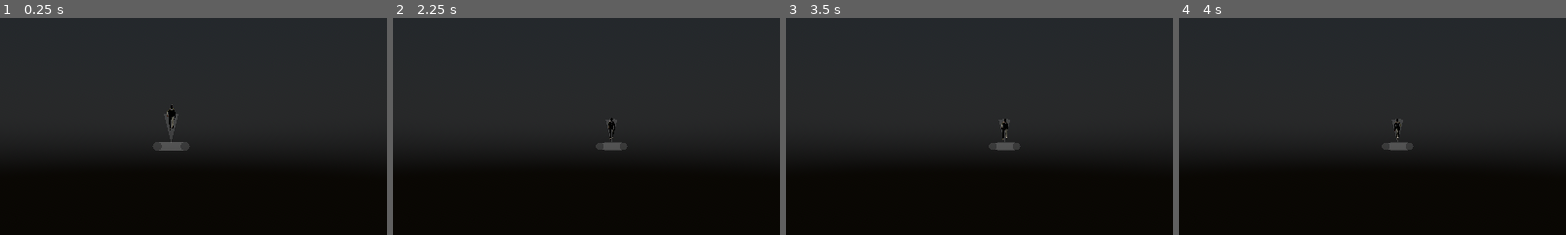
Above: before the commit, frames 1-4 (left to right).
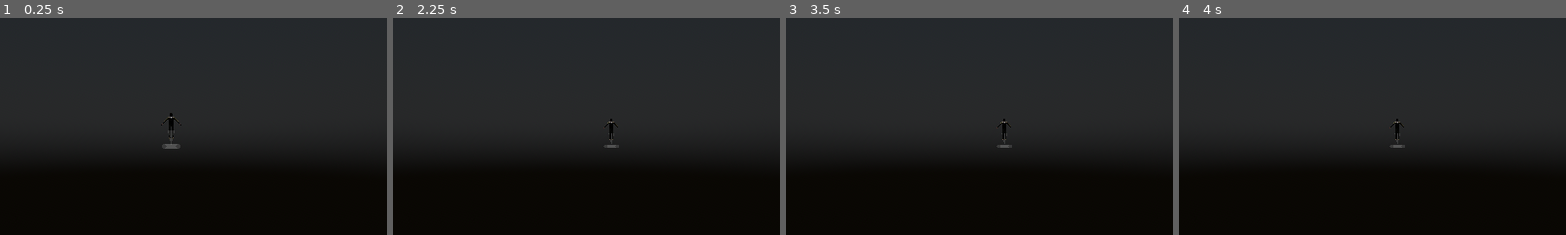
Above: after the commit, the same moments.

Repository: hugoplanell/The-Sims-Project
Game: Godot game, scene res://Scenes/debug_level.tscn
Same seed, same stepped clock (60 frames per second), same inputs: the game is played once before the commit and once after it.
Inputs (mouse positions are % of the whole screen's width and height, from its top left):
- Up to frame 1 (0.25 s): no input
- Up to frame 2 (2.25 s): tap Enter at 0.5, 2 s; move the mouse to (72, 45) at 0.52 s; tap S (camera_pan_backwards) at 0.6 s; click (72, 45) at 0.67 s; tap Space at 1.25 s; drag from (30, 55) to (45, 70) at 1.27 s; move the mouse to (60, 28) at 2.02 s; tap A (camera_pan_left) at 2.1 s; click (60, 28) at 2.17 s
- Up to frame 3 (3.5 s): tap Space at 2.75 s; drag from (45, 70) to (20, 35) at 2.77 s
- Up to frame 4 (4 s): tap Enter at 3.5 s; move the mouse to (80, 65) at 3.52 s; click (80, 65) at 3.6 s
The pictures show only the part of the screen within x 28-78%, y 20-70%; the shares and areas given below are measured in that part.

The runs differ from the first frame. In frame 1, 0.6% of the frame differs, in the area x 39-50%, y 39-62%; in frame 2, 0.4%; in frame 3, 0.4%; in frame 4, 0.4%.

Commit message:
Player looks moving direction

Diff:
--- a/Scenes/debug_level.tscn
+++ b/Scenes/debug_level.tscn
@@ -34,7 +34,7 @@
 material = ExtResource("2_oqek6")
 
 [node name="Player" parent="." instance=ExtResource("3_whcwc")]
-transform = Transform3D(1, 0, 0, 0, 1, 0, 0, 0, 1, 0, 2.08462, 0)
+transform = Transform3D(1, 0, 0, 0, 1, 0, 0, 0, 1, 0, 1.50671, 0)
 
 [node name="NavigationAgent3D" type="NavigationAgent3D" parent="Player"]
 
--- a/Scenes/default_camera.tscn
+++ b/Scenes/default_camera.tscn
@@ -11,5 +11,5 @@
 [node name="Camera3D" type="Camera3D" parent="DefaultCamera"]
 script = ExtResource("1_uru40")
 SCROLL_SPEED = 100.0
-ROTATE_SPEED = 5.0
+ROTATE_SPEED = 1.0
 ANCHOR_NODE_PATH = NodePath("..")
--- a/Scenes/mouse_target.tscn
+++ b/Scenes/mouse_target.tscn
@@ -19,6 +19,7 @@
 rings = 1
 
 [node name="MouseTarget" type="Node3D"]
+transform = Transform3D(0.5, 0, 0, 0, 0.5, 0, 0, 0, 0.5, 0, 0, 0)
 script = ExtResource("1_8bvgl")
 
 [node name="MeshInstance3D" type="MeshInstance3D" parent="."]
--- a/Scenes/player.tscn
+++ b/Scenes/player.tscn
@@ -23,124 +23,124 @@
 shape = SubResource("CapsuleShape3D_rji5g")
 
 [node name="character_1" parent="." instance=ExtResource("3_u811q")]
-transform = Transform3D(1, 0, 0, 0, 1, 0, 0, 0, 1, 0, -0.937549, 0)
+transform = Transform3D(1, 0, 0, 0, 1, 0, 0, 0, 1, 0, -0.99615, 0)
 
 [node name="Skeleton3D" parent="character_1/Armature" index="0"]
-bones/0/position = Vector3(0.0276955, 0.997783, 0.00951951)
-bones/0/rotation = Quaternion(0.0211074, 0.0620284, 0.0314753, 0.997355)
-bones/1/rotation = Quaternion(-0.00533626, -0.062595, -0.0469726, 0.996919)
-bones/2/rotation = Quaternion(0.0214325, -0.0662429, 0.0224271, 0.997321)
-bones/3/rotation = Quaternion(0.019699, -0.0655549, 0.0244925, 0.997354)
-bones/4/rotation = Quaternion(0.0366642, 0.04467, -0.0191286, 0.998144)
-bones/5/rotation = Quaternion(-0.0342544, 0.0926412, -0.0195855, 0.994917)
-bones/7/rotation = Quaternion(0.651834, 0.337638, -0.556827, 0.38866)
-bones/8/rotation = Quaternion(0.219469, 0.178364, 0.236632, 0.92953)
-bones/9/rotation = Quaternion(6.50086e-08, 8.33907e-08, 0.470528, 0.882385)
-bones/10/rotation = Quaternion(-0.084699, 0.00252811, -0.0290555, 0.99598)
+bones/0/position = Vector3(-0.00051427, 1.04389, -0.00407526)
+bones/0/rotation = Quaternion(0.0170699, 0.0165788, 0.00716882, 0.999691)
+bones/1/rotation = Quaternion(0.0172647, -0.0110984, -0.00889843, 0.99975)
+bones/2/rotation = Quaternion(0.0215658, -0.0220339, 0.00870543, 0.999487)
+bones/3/rotation = Quaternion(0.0213174, -0.021738, 0.00969983, 0.999489)
+bones/4/rotation = Quaternion(0.0322818, 0.0186367, -0.00147041, 0.999304)
+bones/5/rotation = Quaternion(-0.0284832, 0.0390538, -0.0174587, 0.998679)
+bones/7/rotation = Quaternion(0.6441, 0.343146, -0.566906, 0.382106)
+bones/8/rotation = Quaternion(0.386723, 0.225686, 0.115311, 0.886688)
+bones/9/rotation = Quaternion(5.05846e-08, 7.96921e-08, 0.0964004, 0.995343)
+bones/10/rotation = Quaternion(0.085806, 0.00809562, -0.0343299, 0.995687)
 bones/11/rotation = Quaternion(0.157173, 0.128194, 0.254826, 0.945477)
-bones/12/rotation = Quaternion(-0.0439407, -0.00921809, -0.162317, 0.985717)
-bones/13/rotation = Quaternion(-0.155764, 0.100452, 0.0156327, 0.982549)
-bones/15/rotation = Quaternion(0.164837, -0.0119802, 0.0262907, 0.985898)
-bones/16/rotation = Quaternion(0.130302, -0.000100268, -0.0185987, 0.9913)
-bones/17/rotation = Quaternion(0.1303, 0.000212786, -0.017544, 0.991319)
-bones/19/rotation = Quaternion(0.236364, -0.00508616, -0.0391795, 0.970861)
-bones/20/rotation = Quaternion(0.102542, 0.000155438, -0.0133283, 0.994639)
-bones/21/rotation = Quaternion(0.119749, -0.000161985, -0.0114251, 0.992738)
-bones/23/rotation = Quaternion(0.250564, -0.00113326, -0.0631924, 0.966035)
-bones/24/rotation = Quaternion(0.168285, -0.000681292, -0.0198872, 0.985538)
-bones/25/rotation = Quaternion(0.185286, -9.95969e-06, -0.032121, 0.98216)
+bones/12/rotation = Quaternion(-0.0203731, 0.0428491, -0.187091, 0.981196)
+bones/13/rotation = Quaternion(-0.162498, 0.1097, 0.0431379, 0.979643)
+bones/15/rotation = Quaternion(0.158597, -0.0144044, 0.0370085, 0.986544)
+bones/16/rotation = Quaternion(0.130994, -0.000101162, -0.0186862, 0.991207)
+bones/17/rotation = Quaternion(0.130992, 0.000214094, -0.0176315, 0.991227)
+bones/19/rotation = Quaternion(0.233883, -0.00370271, -0.0443491, 0.971246)
+bones/20/rotation = Quaternion(0.103407, 0.000157136, -0.0134348, 0.994548)
+bones/21/rotation = Quaternion(0.120612, -0.000162587, -0.011532, 0.992633)
+bones/23/rotation = Quaternion(0.239134, -0.000246016, -0.0650397, 0.968806)
+bones/24/rotation = Quaternion(0.167335, -0.000677718, -0.0197672, 0.985702)
+bones/25/rotation = Quaternion(0.184334, -1.35075e-05, -0.0320018, 0.982342)
 bones/27/rotation = Quaternion(0.157173, 0.128194, 0.254826, 0.945477)
-bones/28/rotation = Quaternion(-0.0439407, -0.00921809, -0.162317, 0.985717)
-bones/29/rotation = Quaternion(-0.155764, 0.100452, 0.0156327, 0.982549)
-bones/30/rotation = Quaternion(0.164837, -0.0119802, 0.0262907, 0.985898)
-bones/31/rotation = Quaternion(0.130302, -0.000100268, -0.0185987, 0.9913)
-bones/32/rotation = Quaternion(0.1303, 0.000212786, -0.017544, 0.991319)
-bones/33/rotation = Quaternion(0.236364, -0.00508616, -0.0391795, 0.970861)
-bones/34/rotation = Quaternion(0.102542, 0.000155438, -0.0133283, 0.994639)
-bones/35/rotation = Quaternion(0.119749, -0.000161985, -0.0114251, 0.992738)
-bones/36/rotation = Quaternion(0.250564, -0.00113326, -0.0631924, 0.966035)
-bones/37/rotation = Quaternion(0.168285, -0.000681292, -0.0198872, 0.985538)
-bones/38/rotation = Quaternion(0.185286, -9.95969e-06, -0.032121, 0.98216)
-bones/39/rotation = Quaternion(0.610278, -0.369971, 0.596086, 0.367918)
-bones/40/rotation = Quaternion(0.395442, -0.212376, 0.021594, 0.89334)
-bones/41/rotation = Quaternion(1.70941e-06, -4.78425e-07, -0.095387, 0.99544)
-bones/42/rotation = Quaternion(0.150754, -0.0287964, 0.000825819, 0.988151)
+bones/28/rotation = Quaternion(-0.0203731, 0.0428491, -0.187091, 0.981196)
+bones/29/rotation = Quaternion(-0.162498, 0.1097, 0.0431379, 0.979643)
+bones/30/rotation = Quaternion(0.158597, -0.0144044, 0.0370085, 0.986544)
+bones/31/rotation = Quaternion(0.130994, -0.000101162, -0.0186862, 0.991207)
+bones/32/rotation = Quaternion(0.130992, 0.000214094, -0.0176315, 0.991227)
+bones/33/rotation = Quaternion(0.233883, -0.00370271, -0.0443491, 0.971246)
+bones/34/rotation = Quaternion(0.103407, 0.000157136, -0.0134348, 0.994548)
+bones/35/rotation = Quaternion(0.120612, -0.000162587, -0.011532, 0.992633)
+bones/36/rotation = Quaternion(0.239134, -0.000246016, -0.0650397, 0.968806)
+bones/37/rotation = Quaternion(0.167335, -0.000677718, -0.0197672, 0.985702)
+bones/38/rotation = Quaternion(0.184334, -1.35075e-05, -0.0320018, 0.982342)
+bones/39/rotation = Quaternion(0.622688, -0.355917, 0.596479, 0.360273)
+bones/40/rotation = Quaternion(0.31137, -0.189354, -0.188671, 0.911919)
+bones/41/rotation = Quaternion(1.76602e-06, -2.92551e-07, -0.201047, 0.979582)
+bones/42/rotation = Quaternion(0.0420221, 0.0285355, -0.00920814, 0.998667)
 bones/43/rotation = Quaternion(0.233351, -0.165005, -0.253895, 0.924044)
-bones/44/rotation = Quaternion(-0.0313742, -0.00866311, 0.306872, 0.951193)
-bones/45/rotation = Quaternion(-0.153434, 0.0823829, -0.0600588, 0.982885)
-bones/47/rotation = Quaternion(0.172978, 0.0116686, -0.030454, 0.984385)
-bones/48/rotation = Quaternion(0.206347, 0.000163475, 0.0208349, 0.978257)
-bones/49/rotation = Quaternion(0.092231, -4.48191e-05, 0.0104184, 0.995683)
-bones/51/rotation = Quaternion(0.177609, 0.00540902, 0.00705816, 0.984061)
-bones/52/rotation = Quaternion(0.301733, -0.000156449, 0.030733, 0.952897)
-bones/53/rotation = Quaternion(0.176888, -0.000175342, 0.0140103, 0.984131)
-bones/55/rotation = Quaternion(0.205402, 0.00643019, 0.0307061, 0.978175)
-bones/56/rotation = Quaternion(0.400728, 0.000264661, 0.0380994, 0.915404)
-bones/57/rotation = Quaternion(0.199969, 7.33687e-05, 0.022902, 0.979534)
+bones/44/rotation = Quaternion(-0.0375256, -0.00383777, 0.29314, 0.955325)
+bones/45/rotation = Quaternion(-0.153597, 0.0822532, -0.0605273, 0.982842)
+bones/47/rotation = Quaternion(0.187599, 0.0164107, -0.0352575, 0.981476)
+bones/48/rotation = Quaternion(0.205316, 0.000162375, 0.0207334, 0.978476)
+bones/49/rotation = Quaternion(0.0911809, -4.38135e-05, 0.0103148, 0.995781)
+bones/51/rotation = Quaternion(0.200085, 0.0077062, 0.00344683, 0.979742)
+bones/52/rotation = Quaternion(0.302706, -0.000157051, 0.0308233, 0.952586)
+bones/53/rotation = Quaternion(0.177873, -0.000176263, 0.0141032, 0.983952)
+bones/55/rotation = Quaternion(0.217926, 0.00785473, 0.0271574, 0.975556)
+bones/56/rotation = Quaternion(0.400552, 0.000264396, 0.0380814, 0.915483)
+bones/57/rotation = Quaternion(0.199765, 7.32412e-05, 0.0228813, 0.979577)
 bones/59/rotation = Quaternion(0.233351, -0.165005, -0.253895, 0.924044)
-bones/60/rotation = Quaternion(-0.0313742, -0.00866311, 0.306872, 0.951193)
-bones/61/rotation = Quaternion(-0.153434, 0.0823829, -0.0600588, 0.982885)
-bones/62/rotation = Quaternion(0.172978, 0.0116686, -0.030454, 0.984385)
-bones/63/rotation = Quaternion(0.206347, 0.000163475, 0.0208349, 0.978257)
-bones/64/rotation = Quaternion(0.092231, -4.48191e-05, 0.0104184, 0.995683)
-bones/65/rotation = Quaternion(0.177609, 0.00540902, 0.00705816, 0.984061)
-bones/66/rotation = Quaternion(0.301733, -0.000156449, 0.030733, 0.952897)
-bones/67/rotation = Quaternion(0.176888, -0.000175342, 0.0140103, 0.984131)
-bones/68/rotation = Quaternion(0.205402, 0.00643019, 0.0307061, 0.978175)
-bones/69/rotation = Quaternion(0.400728, 0.000264661, 0.0380994, 0.915404)
-bones/70/rotation = Quaternion(0.199969, 7.33687e-05, 0.022902, 0.979534)
-bones/71/rotation = Quaternion(0.0695841, -0.111707, 0.991253, 0.00988)
-bones/72/rotation = Quaternion(-0.0753817, -2.97886e-06, -1.08942e-07, 0.997155)
-bones/73/rotation = Quaternion(0.70154, 0.127565, -0.0713556, 0.697479)
-bones/74/rotation = Quaternion(0.252987, -0.000115437, -0.0112714, 0.967404)
-bones/76/rotation = Quaternion(-0.0620253, 0.295625, 0.951451, 0.059165)
-bones/77/rotation = Quaternion(-0.0819043, 1.88806e-06, 1.04917e-07, 0.99664)
-bones/78/rotation = Quaternion(0.613734, 0.0361752, 0.0175092, 0.788489)
-bones/79/rotation = Quaternion(0.239594, 0.000514386, 0.0117511, 0.970802)
-bones/82/position = Vector3(0.027599, 0.997784, 0.00979598)
-bones/82/rotation = Quaternion(0.0209497, 0.0570409, 0.0315805, 0.997652)
+bones/60/rotation = Quaternion(-0.0375256, -0.00383777, 0.29314, 0.955325)
+bones/61/rotation = Quaternion(-0.153597, 0.0822532, -0.0605273, 0.982842)
+bones/62/rotation = Quaternion(0.187599, 0.0164107, -0.0352575, 0.981476)
+bones/63/rotation = Quaternion(0.205316, 0.000162375, 0.0207334, 0.978476)
+bones/64/rotation = Quaternion(0.0911809, -4.38135e-05, 0.0103148, 0.995781)
+bones/65/rotation = Quaternion(0.200085, 0.0077062, 0.00344683, 0.979742)
+bones/66/rotation = Quaternion(0.302706, -0.000157051, 0.0308233, 0.952586)
+bones/67/rotation = Quaternion(0.177873, -0.000176263, 0.0141032, 0.983952)
+bones/68/rotation = Quaternion(0.217926, 0.00785473, 0.0271574, 0.975556)
+bones/69/rotation = Quaternion(0.400552, 0.000264396, 0.0380814, 0.915483)
+bones/70/rotation = Quaternion(0.199765, 7.32412e-05, 0.0228813, 0.979577)
+bones/71/rotation = Quaternion(-0.0776555, -0.21138, -0.974301, 0.0049771)
+bones/72/rotation = Quaternion(-0.480079, -2.65939e-06, -1.32749e-06, 0.877225)
+bones/73/rotation = Quaternion(0.590898, 0.0260035, -0.0326672, 0.805665)
+bones/74/rotation = Quaternion(0.256339, 4.40585e-06, -0.0111942, 0.966522)
+bones/76/rotation = Quaternion(-0.0358035, 0.0731542, 0.996678, 0.00043452)
+bones/77/rotation = Quaternion(-0.128134, 1.88174e-06, 1.9495e-07, 0.991757)
+bones/78/rotation = Quaternion(0.631441, -0.0229155, -0.00634304, 0.77506)
+bones/79/rotation = Quaternion(0.226716, 0.000957838, 0.0120094, 0.973886)
+bones/82/position = Vector3(-0.000473491, 1.04389, -0.0040802)
+bones/82/rotation = Quaternion(0.0170339, 0.0115802, 0.00725408, 0.999762)
 bones/83/rotation = Quaternion(1, -2.24434e-10, -4.18487e-08, 1.87333e-09)
-bones/85/rotation = Quaternion(-0.00987999, 0.991253, 0.111707, 0.069584)
-bones/86/rotation = Quaternion(-0.0753817, -2.98426e-06, -1.11522e-07, 0.997155)
-bones/92/rotation = Quaternion(0.059165, -0.951451, 0.295625, 0.0620253)
-bones/93/rotation = Quaternion(-0.0819043, 1.8884e-06, 1.05274e-07, 0.99664)
-bones/99/rotation = Quaternion(-0.00533626, -0.062595, -0.0469726, 0.996919)
-bones/100/rotation = Quaternion(0.0214325, -0.0662429, 0.0224271, 0.997321)
-bones/101/rotation = Quaternion(0.019699, -0.0655549, 0.0244925, 0.997354)
-bones/102/rotation = Quaternion(0.0366642, 0.04467, -0.0191286, 0.998144)
-bones/103/rotation = Quaternion(-0.0342544, 0.0926412, -0.0195855, 0.994917)
-bones/104/rotation = Quaternion(0.651834, 0.337639, -0.556827, 0.38866)
-bones/105/rotation = Quaternion(0.219469, 0.178364, 0.236632, 0.92953)
-bones/106/rotation = Quaternion(7.10201e-08, 9.51278e-08, 0.470528, 0.882385)
-bones/107/position = Vector3(0.162881, 0.0822728, 0.0142059)
-bones/110/rotation = Quaternion(0.610278, -0.369971, 0.596086, 0.367918)
-bones/111/rotation = Quaternion(0.395442, -0.212376, 0.021594, 0.89334)
-bones/112/rotation = Quaternion(1.7155e-06, -4.81681e-07, -0.095387, 0.99544)
-bones/113/position = Vector3(-0.164978, 0.0840177, -0.000637166)
-bones/116/position = Vector3(0.479359, 1.03449, 0.234693)
+bones/85/rotation = Quaternion(0.00497709, 0.974302, -0.21138, 0.0776554)
+bones/86/rotation = Quaternion(-0.480079, -2.65178e-06, -1.32261e-06, 0.877225)
+bones/92/rotation = Quaternion(0.000434538, -0.996678, 0.0731542, 0.0358035)
+bones/93/rotation = Quaternion(-0.128134, 1.88099e-06, 1.94105e-07, 0.991757)
+bones/99/rotation = Quaternion(0.0172647, -0.0110984, -0.00889843, 0.99975)
+bones/100/rotation = Quaternion(0.0215658, -0.0220339, 0.00870543, 0.999487)
+bones/101/rotation = Quaternion(0.0213174, -0.021738, 0.00969983, 0.999489)
+bones/102/rotation = Quaternion(0.0322818, 0.0186367, -0.00147041, 0.999304)
+bones/103/rotation = Quaternion(-0.0284832, 0.0390538, -0.0174587, 0.998679)
+bones/104/rotation = Quaternion(0.6441, 0.343146, -0.566906, 0.382106)
+bones/105/rotation = Quaternion(0.386723, 0.225686, 0.115311, 0.886688)
+bones/106/rotation = Quaternion(5.08289e-08, 8.20854e-08, 0.0964004, 0.995343)
+bones/107/position = Vector3(0.16316, 0.0819545, 0.0108489)
+bones/110/rotation = Quaternion(0.622688, -0.355917, 0.596479, 0.360273)
+bones/111/rotation = Quaternion(0.31137, -0.189354, -0.188671, 0.911919)
+bones/112/rotation = Quaternion(1.77562e-06, -3.06119e-07, -0.201047, 0.979582)
+bones/113/position = Vector3(-0.162887, 0.0801678, 0.0013268)
+bones/116/position = Vector3(0.423073, 1.23134, -0.172616)
 bones/116/rotation = Quaternion(-0.707107, 1.9139e-09, 1.25535e-09, 0.707107)
-bones/117/position = Vector3(0.129382, 1.06831, 0.401016)
-bones/117/rotation = Quaternion(0.845214, -0.300905, -0.132032, 0.42147)
-bones/118/position = Vector3(-0.223694, 1.23791, -0.395195)
+bones/117/position = Vector3(0.275637, 0.945466, 0.0467658)
+bones/117/rotation = Quaternion(0.916635, 0.050379, -0.395, -0.0348863)
+bones/118/position = Vector3(-0.41506, 1.1355, -0.180548)
 bones/118/rotation = Quaternion(-0.707107, -2.98403e-10, 9.15789e-10, 0.707107)
-bones/119/position = Vector3(-0.231635, 0.91253, -0.181663)
-bones/119/rotation = Quaternion(0.752499, -0.0187801, 0.642839, -0.141951)
-bones/120/position = Vector3(0.0914219, 0.0837242, -0.295)
-bones/120/rotation = Quaternion(-0.0106009, 0.692952, 0.720898, 0.00321315)
+bones/119/position = Vector3(-0.286234, 0.960905, 0.142702)
+bones/119/rotation = Quaternion(0.853966, 0.0873387, 0.485142, 0.166587)
+bones/120/position = Vector3(0.0680341, 0.187047, -0.0646836)
+bones/120/rotation = Quaternion(0.0837933, 0.493998, 0.865412, -0.00253754)
 bones/121/position = Vector3(-2.80936e-06, 1.48923e-05, -3.8655e-05)
 bones/121/rotation = Quaternion(-0.185061, 0.00907745, -0.00171781, 0.982684)
 bones/123/rotation = Quaternion(0.186656, -0.00239383, -0.0125902, 0.982342)
 bones/124/position = Vector3(7.20421e-07, -2.591e-05, 1.02176e-05)
-bones/124/rotation = Quaternion(0.0679114, 0.00328458, 0.000525828, 0.997686)
-bones/134/rotation = Quaternion(0.067912, 0.00328456, 0.000525807, 0.997686)
-bones/136/position = Vector3(0.223718, 0.341811, 0.259794)
+bones/124/rotation = Quaternion(0.0713787, 0.00345593, 0.000557761, 0.997443)
+bones/134/rotation = Quaternion(0.0714475, 0.00345554, 0.000553166, 0.997438)
+bones/136/position = Vector3(0.19455, 0.495173, 0.596315)
 bones/136/rotation = Quaternion(-0.707107, -3.14018e-16, 5.26836e-09, 0.707107)
-bones/137/position = Vector3(-0.0737256, 0.129147, 0.444296)
-bones/137/rotation = Quaternion(-0.0424732, 0.863716, 0.502128, -0.00765433)
+bones/137/position = Vector3(-0.0653386, 0.0780355, -0.00518723)
+bones/137/rotation = Quaternion(-0.0041327, 0.713652, 0.700475, 0.00444135)
 bones/138/rotation = Quaternion(-0.182754, -0.00902673, 0.00167778, 0.983116)
-bones/141/rotation = Quaternion(0.0565366, -0.00274049, -0.000429967, 0.998397)
-bones/151/rotation = Quaternion(0.0565398, -0.00274072, -0.000429739, 0.998397)
-bones/153/position = Vector3(-0.0696739, 0.719699, 0.653246)
+bones/141/rotation = Quaternion(0.0433181, -0.0020997, -0.000329514, 0.999059)
+bones/151/rotation = Quaternion(0.0433214, -0.00209994, -0.000329277, 0.999059)
+bones/153/position = Vector3(-0.0913813, 0.496081, 0.485755)
 bones/153/rotation = Quaternion(-0.707107, 3.46636e-10, 1.01676e-09, 0.707107)
 
 [connection signal="input_event" from="." to="." method="_on_input_event"]
--- a/Scripts/player.gd
+++ b/Scripts/player.gd
@@ -1,16 +1,18 @@
 extends CharacterBody3D
 
-const SPEED = 5.0
+const SPEED = 2.0
 const ACCEL = 10
 
 @onready var nav: NavigationAgent3D = $NavigationAgent3D
+
+var anim_player : AnimationPlayer
 
 var is_picked = false
 
 func _ready():
 	Global.player_node = self
 
-	var anim_player : AnimationPlayer = $character_1.get_node("AnimationPlayer")
+	anim_player = $character_1.get_node("AnimationPlayer")
 	anim_player.play("walk")
 
 func _process(delta):
@@ -26,6 +28,14 @@
 	direction = nav.get_next_path_position() - global_position
 	direction = direction.normalized()
 
+	#self.look_at(nav.target_position) #arreglar que este girado (en teoria lo de abajo lo arregla)
+	if velocity != Vector3.ZERO:
+		var lookdir = atan2(velocity.x, velocity.z)
+		rotation.y = lerp(rotation.y, lookdir, 0.1)
+		anim_player.current_animation = "walk"
+	else:
+		anim_player.current_animation = "Action_001"
+
 	velocity = velocity.lerp(direction * SPEED, ACCEL * delta)
 
 	move_and_slide()
